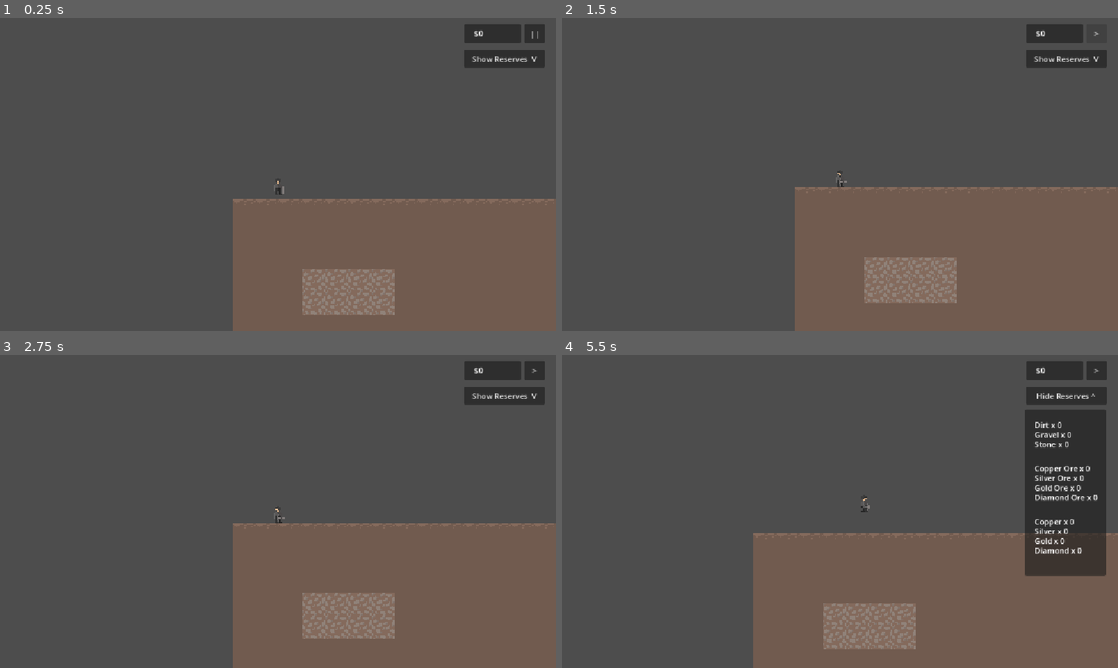
Above: before the commit, frames 1-4 (two rows, left to right).
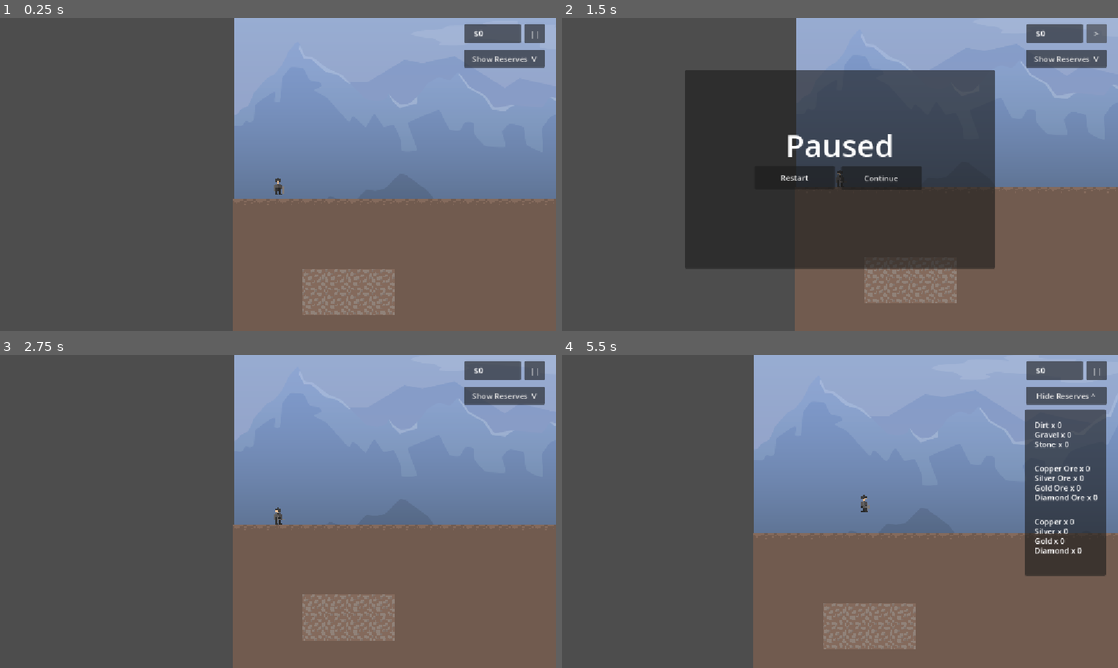
Above: after the commit, the same moments.

Repository: Rishaan2202/Just-Mine-It
Game: Godot game, scene res://scenes/main.tscn
The game is run twice, just before and just after one commit, with the same random seed, the same clock (stepped at 60 frames per second) and the same inputs.
Inputs (mouse positions are in pixels of both pictures, inside the frame that each line leads up to):
- Up to frame 1 (0.25 s): no input
- Up to frame 2 (1.5 s): click "||" at 0.5 s; click ">" at 1.25 s
- Up to frame 3 (2.75 s): click (216, 514) at 2 s, where only the run after the commit has a clickable "Restart"
- Up to frame 4 (5.5 s): click "Show Reserves V" at 2.75 s; click "Hide Reserves ^" at 3.5 s; click "Show Reserves V" at 4.25 s; tap Enter at 5 s; move the mouse to (962, 495) at 5.02 s; hold Right (right) from 5.03 s (still down); tap Alt at 5.1 s; click (962, 495) at 5.17 s; tap Space (jump) at 5.27 s

The runs differ from the first frame. In frame 1, 33% of the frame differs, in the area x 42-100%, y 0-58%; in frame 2, 42%, in the area x 22-100%, y 0-81%; in frame 3, 32%; in frame 4, 37%.

Commit message:
feat: Finish Money Logic

Diff:
--- a/scenes/main.tscn
+++ b/scenes/main.tscn
@@ -4,9 +4,19 @@
 [ext_resource type="Script" uid="uid://3fpackqpk5cm" path="res://scripts/main.gd" id="1_jyhfs"]
 [ext_resource type="PackedScene" uid="uid://cffgww5ma5euv" path="res://scenes/rails_area.tscn" id="1_sugp2"]
 [ext_resource type="PackedScene" uid="uid://e5jes2b0rwwh" path="res://scenes/player.tscn" id="2_sugp2"]
+[ext_resource type="Texture2D" uid="uid://2wemyv0rdes5" path="res://assets/Background/Background.png" id="2_tbgi4"]
+[ext_resource type="Texture2D" uid="uid://crvql0hmsgupk" path="res://assets/Outdoor decoration/ore-crusher-machine-6cd7.png" id="6_tefeu"]
+
+[sub_resource type="RectangleShape2D" id="RectangleShape2D_3uhwc"]
+size = Vector2(122, 108)
 
 [node name="Main" type="Node2D" unique_id=1478286394]
 script = ExtResource("1_jyhfs")
+
+[node name="Background" type="Sprite2D" parent="." unique_id=173933651]
+position = Vector2(577.99994, 62.5)
+scale = Vector2(0.8635681, 0.97466666)
+texture = ExtResource("2_tbgi4")
 
 [node name="TileMapLayer2" parent="." unique_id=1194035583 instance=ExtResource("1_sugp2")]
 
@@ -95,7 +105,7 @@
 offset_right = 1079.0
 offset_bottom = 52.0
 
-[node name="Label" type="Label" parent="CanvasLayer/MoneyContainer" unique_id=265043658]
+[node name="MoneyBar" type="Label" parent="CanvasLayer/MoneyContainer" unique_id=265043658]
 layout_mode = 2
 offset_transform_enabled = true
 offset_transform_position = Vector2(20, 0)
@@ -116,5 +126,97 @@
 offset_bottom = 103.0
 text = "Show Reserves  V"
 
+[node name="CrusherContainer" type="PanelContainer" parent="CanvasLayer" unique_id=847717338]
+offset_left = 255.0
+offset_top = 108.0
+offset_right = 897.0
+offset_bottom = 519.0
+
+[node name="Label" type="Label" parent="CanvasLayer/CrusherContainer" unique_id=292217769]
+layout_mode = 2
+offset_transform_enabled = true
+offset_transform_position = Vector2(0, -50)
+theme_override_font_sizes/font_size = 64
+text = "Crusher"
+horizontal_alignment = 1
+
+[node name="SellButton" type="Button" parent="CanvasLayer" unique_id=935454673]
+process_mode = 3
+offset_left = 549.0
+offset_top = 307.0
+offset_right = 715.0
+offset_bottom = 356.0
+offset_transform_enabled = true
+offset_transform_position = Vector2(30, 0)
+text = "Sell for $0"
+
+[node name="BackButton" type="Button" parent="CanvasLayer" unique_id=1410962240]
+process_mode = 3
+offset_left = 369.0
+offset_top = 306.0
+offset_right = 535.0
+offset_bottom = 355.0
+offset_transform_enabled = true
+offset_transform_position = Vector2(30, 0)
+text = "< Back"
+
+[node name="PauseContainer" type="PanelContainer" parent="CanvasLayer" unique_id=836351411]
+offset_left = 255.0
+offset_top = 108.0
+offset_right = 897.0
+offset_bottom = 519.0
+
+[node name="Label" type="Label" parent="CanvasLayer/PauseContainer" unique_id=1610418648]
+layout_mode = 2
+offset_transform_enabled = true
+offset_transform_position = Vector2(0, -50)
+theme_override_font_sizes/font_size = 64
+text = "Paused"
+horizontal_alignment = 1
+
+[node name="ContinueButton" type="Button" parent="CanvasLayer" unique_id=189245879]
+process_mode = 3
+offset_left = 549.0
+offset_top = 307.0
+offset_right = 715.0
+offset_bottom = 356.0
+offset_transform_enabled = true
+offset_transform_position = Vector2(30, 0)
+text = "Continue"
+
+[node name="RestartButton" type="Button" parent="CanvasLayer" unique_id=1873802924]
+process_mode = 3
+offset_left = 369.0
+offset_top = 306.0
+offset_right = 535.0
+offset_bottom = 355.0
+offset_transform_enabled = true
+offset_transform_position = Vector2(30, 0)
+text = "Restart"
+
+[node name="Crusher" type="Area2D" parent="." unique_id=208957391]
+
+[node name="Sprite2D" type="Sprite2D" parent="Crusher" unique_id=2144792614]
+texture_filter = 1
+position = Vector2(1054.9999, 141)
+scale = Vector2(2.4375, 2.1250002)
+texture = ExtResource("6_tefeu")
+
+[node name="Label" type="Label" parent="Crusher" unique_id=932435160]
+offset_left = 1031.0
+offset_top = 56.0
+offset_right = 1093.0
+offset_bottom = 79.0
+text = "Crusher"
+
+[node name="CollisionShape2D" type="CollisionShape2D" parent="Crusher" unique_id=629799275]
+position = Vector2(1057, 137)
+shape = SubResource("RectangleShape2D_3uhwc")
+
 [connection signal="pressed" from="CanvasLayer/PauseButton" to="." method="_on_pause_button_pressed"]
 [connection signal="pressed" from="CanvasLayer/ShowReservesButton" to="." method="_on_show_reserves_button_pressed"]
+[connection signal="pressed" from="CanvasLayer/SellButton" to="." method="_on_sell_button_pressed"]
+[connection signal="pressed" from="CanvasLayer/BackButton" to="." method="_on_back_button_pressed"]
+[connection signal="pressed" from="CanvasLayer/ContinueButton" to="." method="_on_continue_button_pressed"]
+[connection signal="pressed" from="CanvasLayer/RestartButton" to="." method="_on_restart_button_pressed"]
+[connection signal="body_entered" from="Crusher" to="." method="_on_crusher_entered"]
--- a/scripts/main.gd
+++ b/scripts/main.gd
@@ -4,6 +4,13 @@
 @onready var money_container: PanelContainer = $CanvasLayer/MoneyContainer
 @onready var show_reserves_button: Button = $CanvasLayer/ShowReservesButton
 @onready var pause_button: Button = $CanvasLayer/PauseButton
+@onready var pause_container: PanelContainer = $CanvasLayer/PauseContainer
+@onready var continue_button: Button = $CanvasLayer/ContinueButton
+@onready var restart_button: Button = $CanvasLayer/RestartButton
+@onready var crusher_container: PanelContainer = $CanvasLayer/CrusherContainer
+@onready var sell_button: Button = $CanvasLayer/SellButton
+@onready var back_button: Button = $CanvasLayer/BackButton
+@onready var money_bar: Label = $CanvasLayer/MoneyContainer/MoneyBar
 
 # ---- Reserves Display Elements ----
 
@@ -25,31 +32,32 @@
 var pause_button_press_count = 0
 var show_reserves_button_press_count = 0
 
+# --- Money Variables --- #
+
+var balance: int = 0
+var disguised_balance: int = 0
+
 # --- Mineral Variables --- #
+
 var dirt_amount = 0
-
 var gravel_amount = 0
-
 var stone_amount = 0
 
 var copper_ore_amount = 0
-var copper_metal_amount = 0
-
 var silver_ore_amount = 0
-var silver_metal_amount = 0
-
 var gold_ore_amount = 0
-var gold_metal_amount = 0
-
 var diamond_ore_amount = 0
-var diamond_metal_amount = 0
-
 
 # Called when the node enters the scene tree for the first time.
 func _ready() -> void:
 	reserves_container.visible = false
+	pause_container.visible = false
+	continue_button.visible = false
+	restart_button.visible = false
+	crusher_container.visible = false
+	sell_button.visible = false
+	back_button.visible = false
 	var block = player.block_mined.connect(_on_block_mined)
-
 
 # Called every frame. 'delta' is the elapsed time since the previous frame.
 func _process(delta: float) -> void:
@@ -77,11 +85,15 @@
 	elif type == "diamond":
 		diamond_ore_amount += 1
 		diamond_ore.text = "Diamond x %s" % diamond_ore_amount
+	disguised_balance = (5 * dirt_amount) + (10 * gravel_amount) + (30 * stone_amount) + (75 * copper_ore_amount) + (150 * silver_ore_amount) + (750 * gold_ore_amount) + (1500 * diamond_ore_amount)
+	sell_button.text = "Sell for $%s" % disguised_balance
 
 func _on_pause_button_pressed() -> void:
 	pause_button.text = ">"
 	get_tree().paused = not get_tree().paused
-
+	pause_container.visible = true
+	continue_button.visible = true
+	restart_button.visible = true
 
 func _on_show_reserves_button_pressed() -> void:
 	show_reserves_button_press_count += 1
@@ -92,3 +104,43 @@
 	else:
 		reserves_container.visible = false
 		show_reserves_button.text = "Show Reserves V"
+
+
+func _on_continue_button_pressed() -> void:
+	get_tree().paused = false
+	pause_container.visible = false
+	continue_button.visible = false
+	restart_button.visible = false
+
+
+func _on_restart_button_pressed() -> void:
+	get_tree().reload_current_scene()
+
+
+func _on_crusher_entered(body: Node2D) -> void:
+	crusher_container.visible = true
+	sell_button.visible = true
+	back_button.visible = true
+
+
+func _on_back_button_pressed() -> void:
+	crusher_container.visible = false
+	sell_button.visible = false
+	back_button.visible = false
+
+
+func _on_sell_button_pressed() -> void:
+	balance += disguised_balance
+
+	dirt_amount = 0
+	gravel_amount = 0
+	stone_amount = 0
+	copper_ore_amount = 0
+	silver_ore_amount = 0
+	gold_ore_amount = 0
+	diamond_ore_amount = 0
+
+	disguised_balance = 0
+
+	sell_button.text = "Sell for $0"
+	money_bar.text = "$%s" % balance
Binary file added: assets/Background/Background.png
Not shown, added: assets/Background/Background.png.import
Binary file added: assets/Outdoor decoration/ore-crusher-machine-6cd7.png
Not shown, added: assets/Outdoor decoration/ore-crusher-machine-6cd7.png.import
